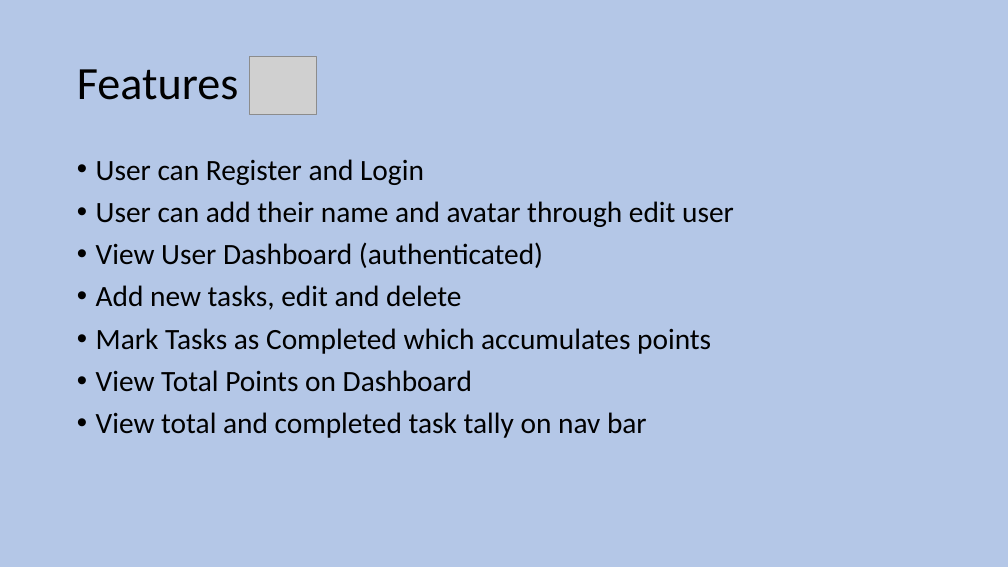
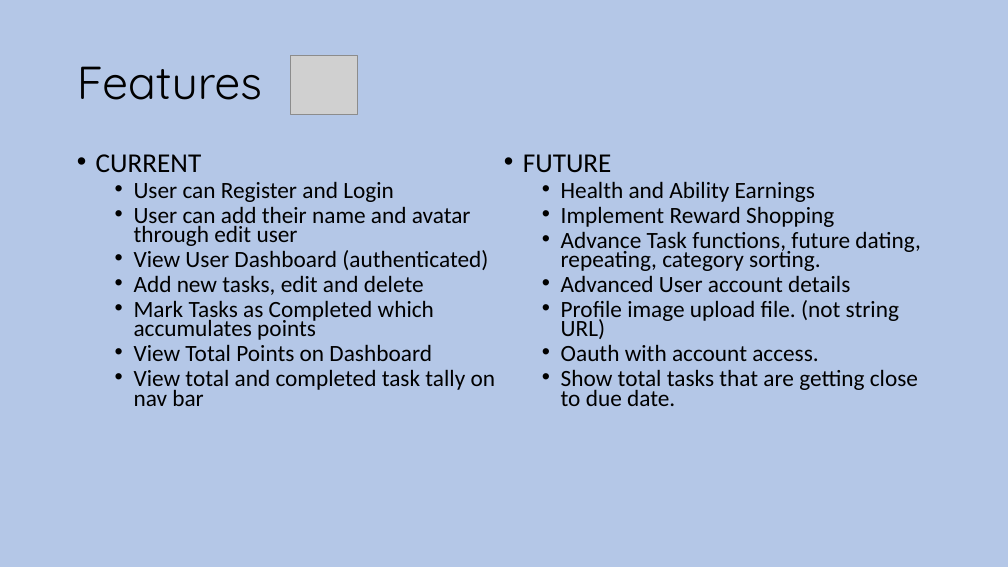
Before and after one commit to Shelby219/Taskio_gamified_task_app, a slide deck: slide 5 of docs/Presentation1.pptx (slide 4 before the commit). Drawn at 1008x567 pixels with LibreOffice and Linux fonts; fonts in the diff are those of the drawing; grey boxes stand for pictures. Boxes give left, top, right and bottom in pixels: in the first picture for what was removed or moved away, otherwise in the second. Text is boxed around its words. In the diff, an @@ line names an element or a change of style, - is before the commit and + after.

```diff
--- a/docs/Presentation1.pptx
+++ b/docs/Presentation1.pptx
@@ title "Features" at box(77, 66, 262, 100): font Calibri to Quicksand @@
@@ picture: place and size @@
-picture at box(250, 56, 317, 114)
+picture at box(291, 56, 358, 114)
@@ text "CURRENT" at box(96, 154, 920, 406): columns 1 to 2 @@
@@ text at box(96, 154, 202, 173): paragraph added @@
+• CURRENT
@@ text at box(523, 154, 920, 406): paragraphs added @@
+• FUTURE
+  • Health and Ability Earnings
+  • Implement Reward Shopping
+  • Advance Task functions, future dating, repeating, category sorting.
+  • Advanced User account details
+  • Profile image upload file. (not string URL)
+  • Oauth with account access.
+  • Show total tasks that are getting close to due date.
@@ text at box(134, 181, 496, 406): size 28 to 22.2 pt in "User can Register and Login", "User can add their name and avatar ...", "View User Dashboard (authenticated)", "Add new tasks, edit and delete" and 3 more places; list level 1 to 2 in "User can Register and Login"; line spacing 0.9 to 0.7; list level 1 to 2 in "User can add their name ..."; list level 1 to 2 in "View User Dashboard (authenticated)"; list level 1 to 2 in "Add new tasks, edit and ..."; list level 1 to 2 in "Mark Tasks as Completed which ..."; list level 1 to 2 in "View Total Points on Dashboard"; list level 1 to 2 in "View total and completed task ..." @@
```
Also in this commit, not shown: 6 other slides changed, 1 slide removed, 3 other files.
